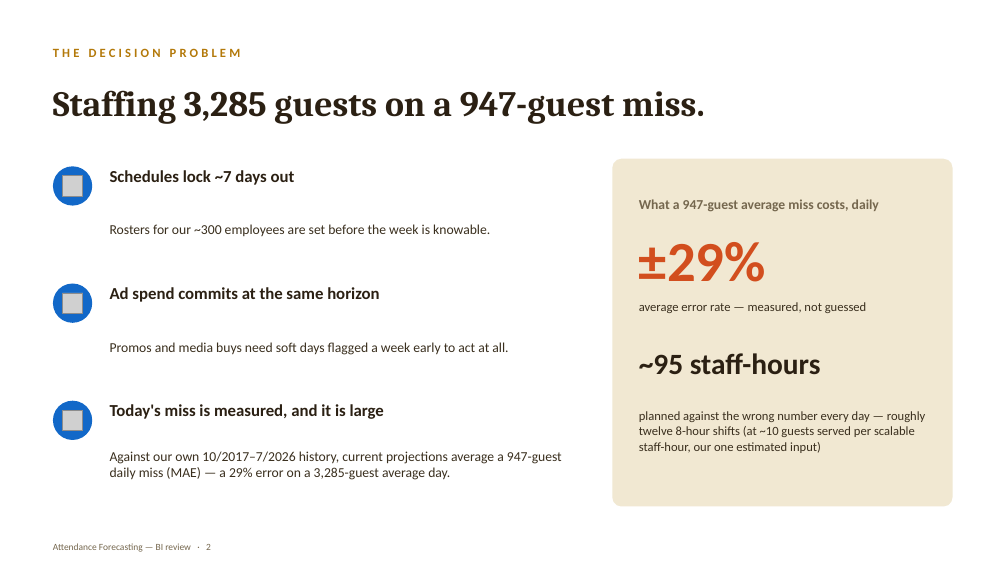
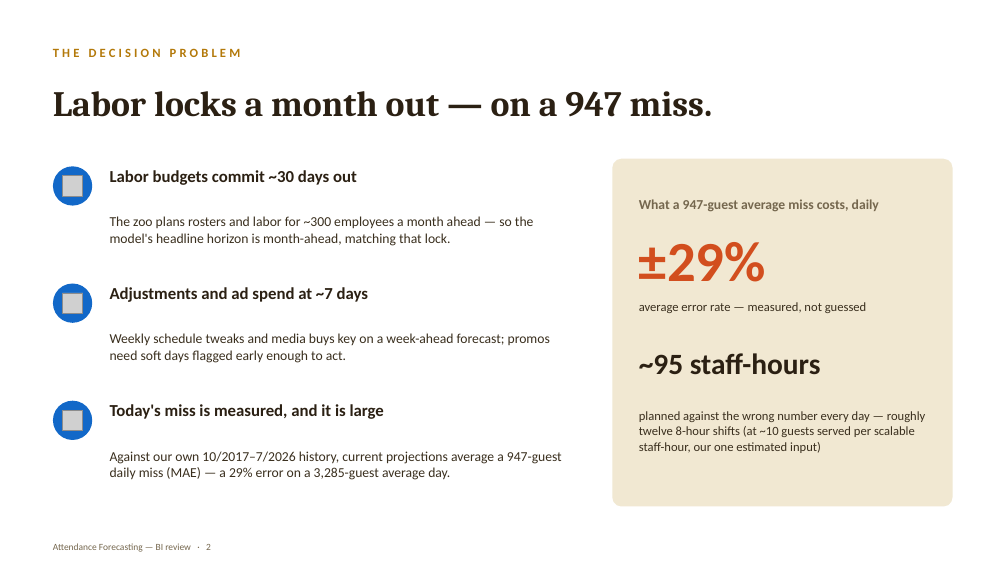
Before and after one commit to lmansf/Attendance-Projections, a slide deck: slide 2 of docs/deck/attendance-forecast-roi.pptx. Drawn at 1008x567 pixels with LibreOffice and Linux fonts; fonts in the diff are those of the drawing; grey boxes stand for pictures. Boxes give left, top, right and bottom in pixels: in the first picture for what was removed or moved away, otherwise in the second. Text is boxed around its words. In the diff, an @@ line names an element or a change of style, - is before the commit and + after.

```diff
--- a/docs/deck/attendance-forecast-roi.pptx
+++ b/docs/deck/attendance-forecast-roi.pptx
@@ text at [53, 91, 713, 117]: text changed @@
-Staffing 3,285 guests on a 947-guest miss.
+Labor locks a month out — on a 947 miss.
@@ text at [110, 170, 357, 185]: text changed @@
-Schedules lock ~7 days out
+Labor budgets commit ~30 days out
@@ text at [110, 216, 534, 246]: text changed @@
-Rosters for our ~300 employees are set before the week is knowable.
+The zoo plans rosters and labor for ~300 employees a month ahead — so the model's headline horizon is month-ahead, matching that lock.
@@ text at [110, 287, 368, 302]: text changed @@
-Ad spend commits at the same horizon
+Adjustments and ad spend at ~7 days
@@ text at [110, 333, 550, 363]: text changed @@
-Promos and media buys need soft days flagged a week early to act at all.
+Weekly schedule tweaks and media buys key on a week-ahead forecast; promos need soft days flagged early enough to act.
```
Also in this commit, not shown: 5 other slides changed, 11 other files.
